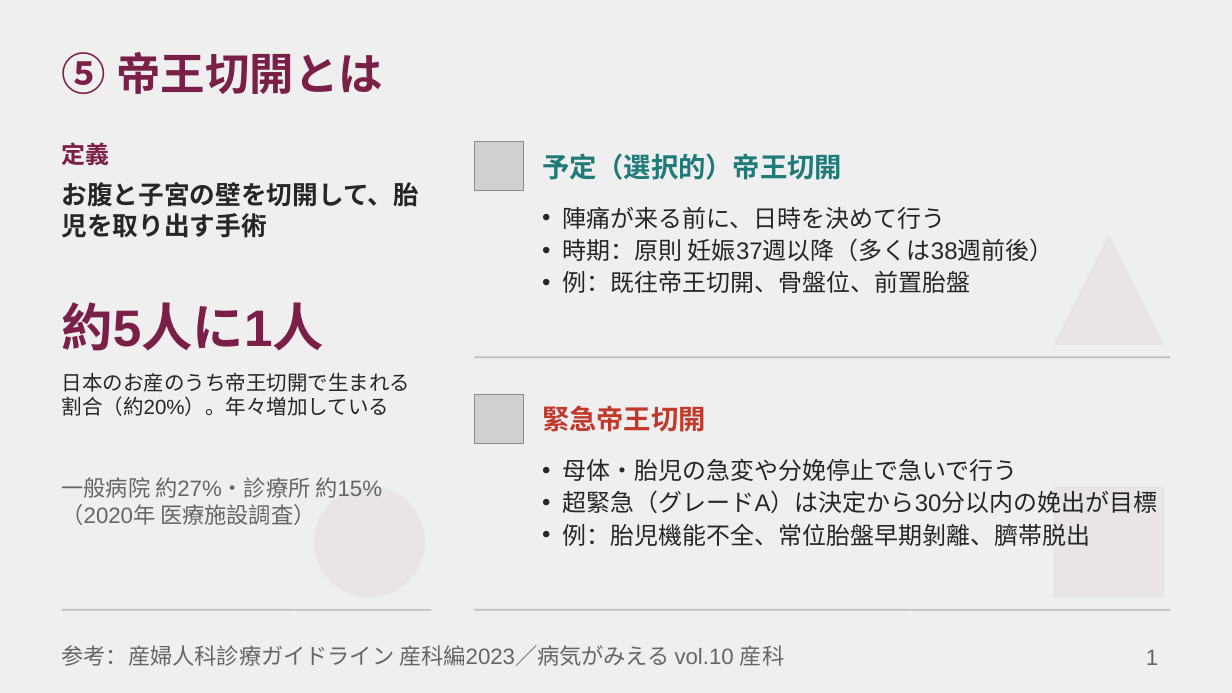
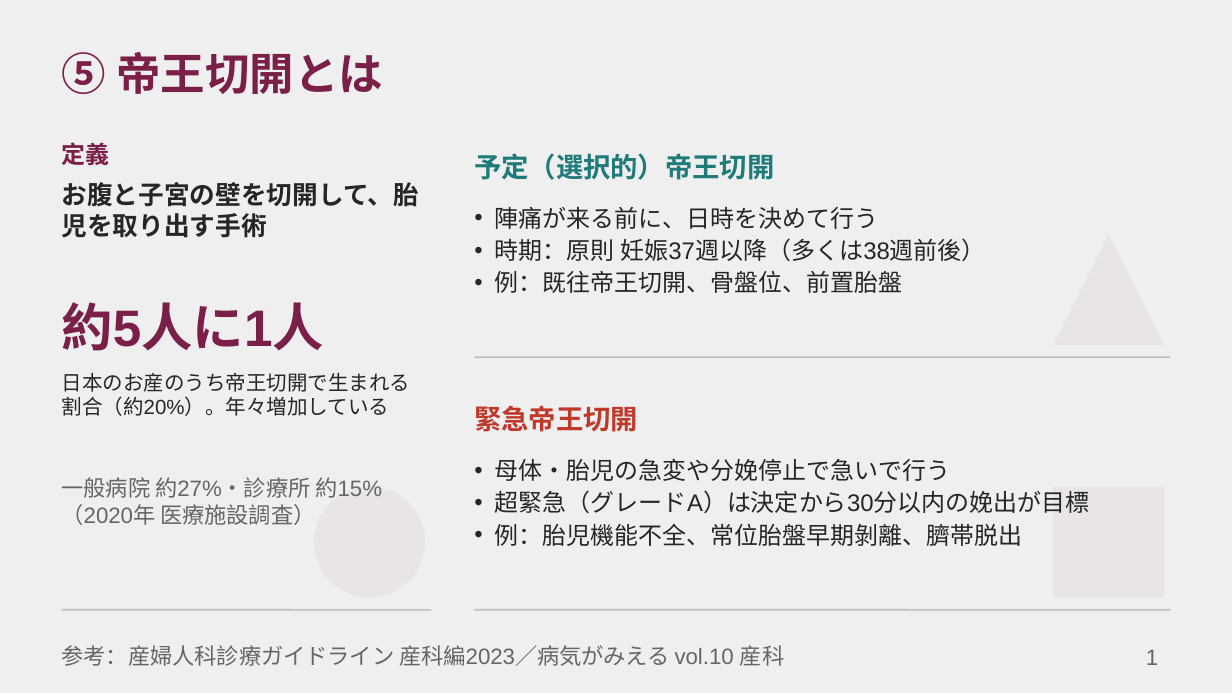
Before and after one commit to TNagate/boat-notify-render, a slide deck: slide 1 of slides/⑤帝王切開.pptx. Drawn at 1232x693 pixels with LibreOffice and Linux fonts; fonts in the diff are those of the drawing; grey boxes stand for pictures. Boxes give left, top, right and bottom in pixels: in the first picture for what was removed or moved away, otherwise in the second. Text is boxed around its words. In the diff, an @@ line names an element or a change of style, - is before the commit and + after.

```diff
--- a/slides/⑤帝王切開.pptx
+++ b/slides/⑤帝王切開.pptx
@@ text "予定（選択的）帝王切開": place and size @@
-text "予定（選択的）帝王切開" at [542, 153, 842, 180]
+text "予定（選択的）帝王切開" at [474, 153, 774, 180]
@@ picture removed at [474, 142, 524, 191] @@
@@ text "陣痛が来る前に、日時を決めて行う": place and size @@
-text "陣痛が来る前に、日時を決めて行う" at [563, 207, 1054, 293]
+text "陣痛が来る前に、日時を決めて行う" at [495, 207, 986, 293]
@@ text "緊急帝王切開": place and size @@
-text "緊急帝王切開" at [542, 405, 706, 432]
+text "緊急帝王切開" at [474, 405, 638, 432]
@@ picture removed at [474, 394, 524, 444] @@
@@ text "母体・胎児の急変や分娩停止で急いで行う": place and size @@
-text "母体・胎児の急変や分娩停止で急いで行う" at [563, 458, 1158, 546]
+text "母体・胎児の急変や分娩停止で急いで行う" at [495, 458, 1090, 546]
```
Also in this commit, not shown: 4 other slides changed.
